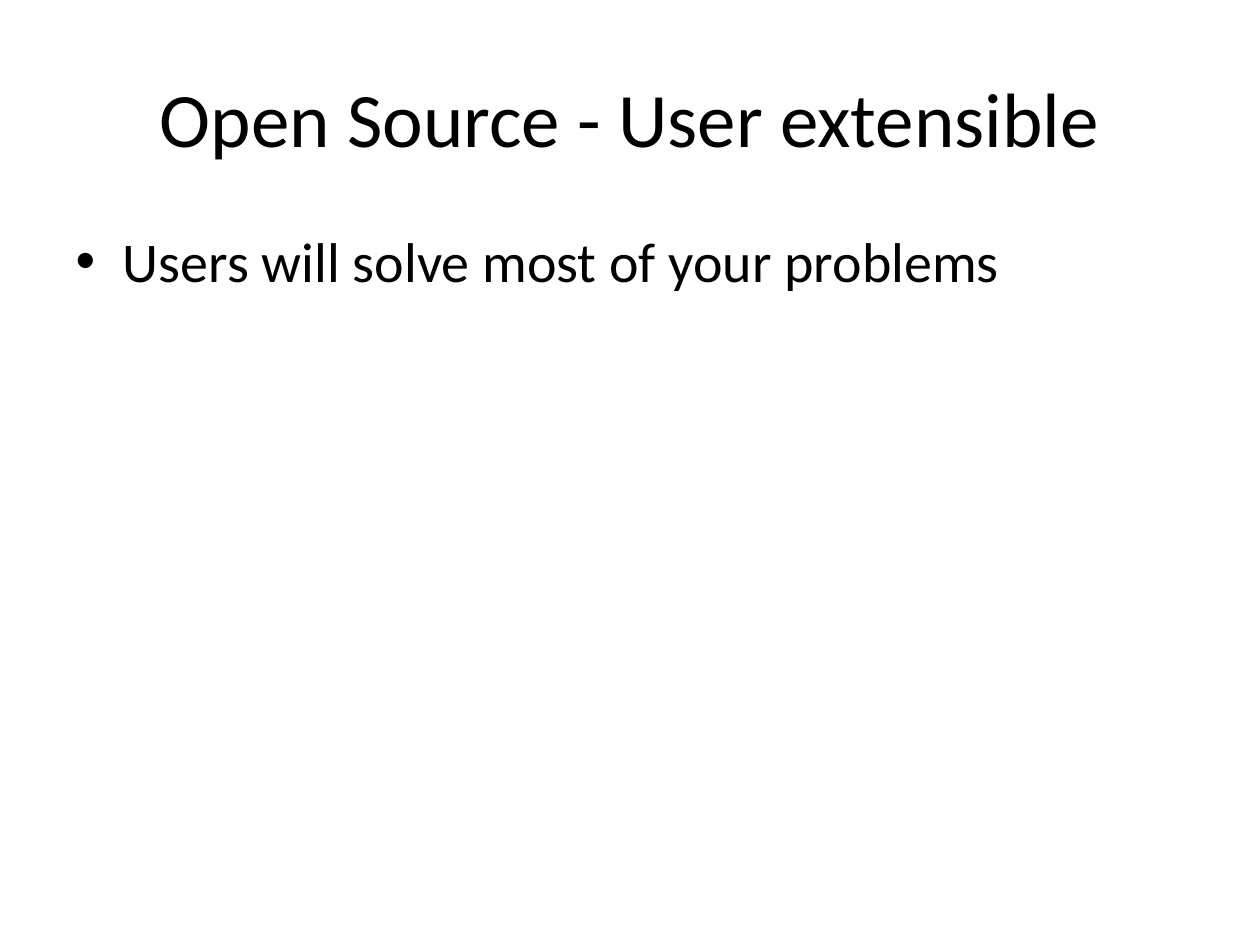
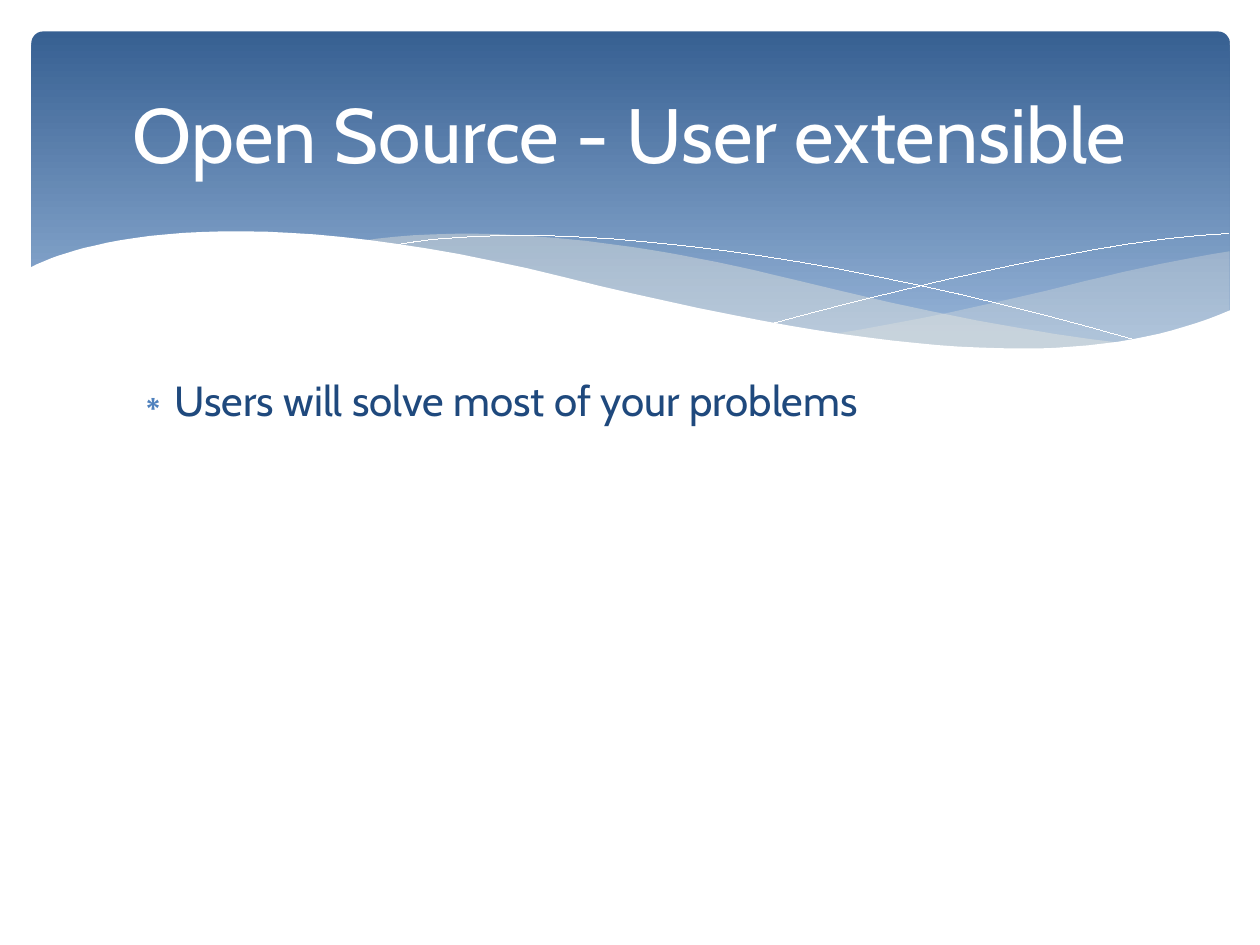
Before and after one commit to PredictiveEcology/SpaDES, a slide deck: slide 6 of development/SpaDES – Spatial Discrete Event Simulation.pptx. Drawn at 1260x945 pixels with LibreOffice and Linux fonts; fonts in the diff are those of the drawing. Boxes give left, top, right and bottom in pixels: in the first picture for what was removed or moved away, otherwise in the second. Text is boxed around its words. In the diff, an @@ line names an element or a change of style, - is before the commit and + after.

```diff
--- a/development/SpaDES – Spatial Discrete Event Simulation.pptx
+++ b/development/SpaDES – Spatial Discrete Event Simulation.pptx
@@ rounded rectangle added at (32, 32, 1230, 372), fill gradient #376092 to #95B3D7 @@
@@ title "Open Source - User extensible": place and size @@
-title "Open Source - User extensible" at (160, 93, 1098, 160)
+title "Open Source - User extensible" at (133, 105, 1127, 180)
@@ title "Open Source - User extensible" at (133, 105, 1127, 180): font Calibri to Cabin, text colour #000000 to #FFFFFF @@
@@ group added at (29, 232, 1231, 415): 5 freeform shapes @@
@@ text "Users will solve most of ...": place and size @@
-text "Users will solve most of ..." at (123, 243, 998, 291)
+text "Users will solve most of ..." at (175, 384, 858, 426)
@@ text "Users will solve most of ..." at (175, 384, 858, 426): size 32 to 24 pt, font Calibri to Cabin, text colour #000000 to #1F497D; bullet • to ∗; less space between paragraphs @@
```
Also in this commit, not shown: 7 other slides changed, 2 slides removed, 28 other files.
